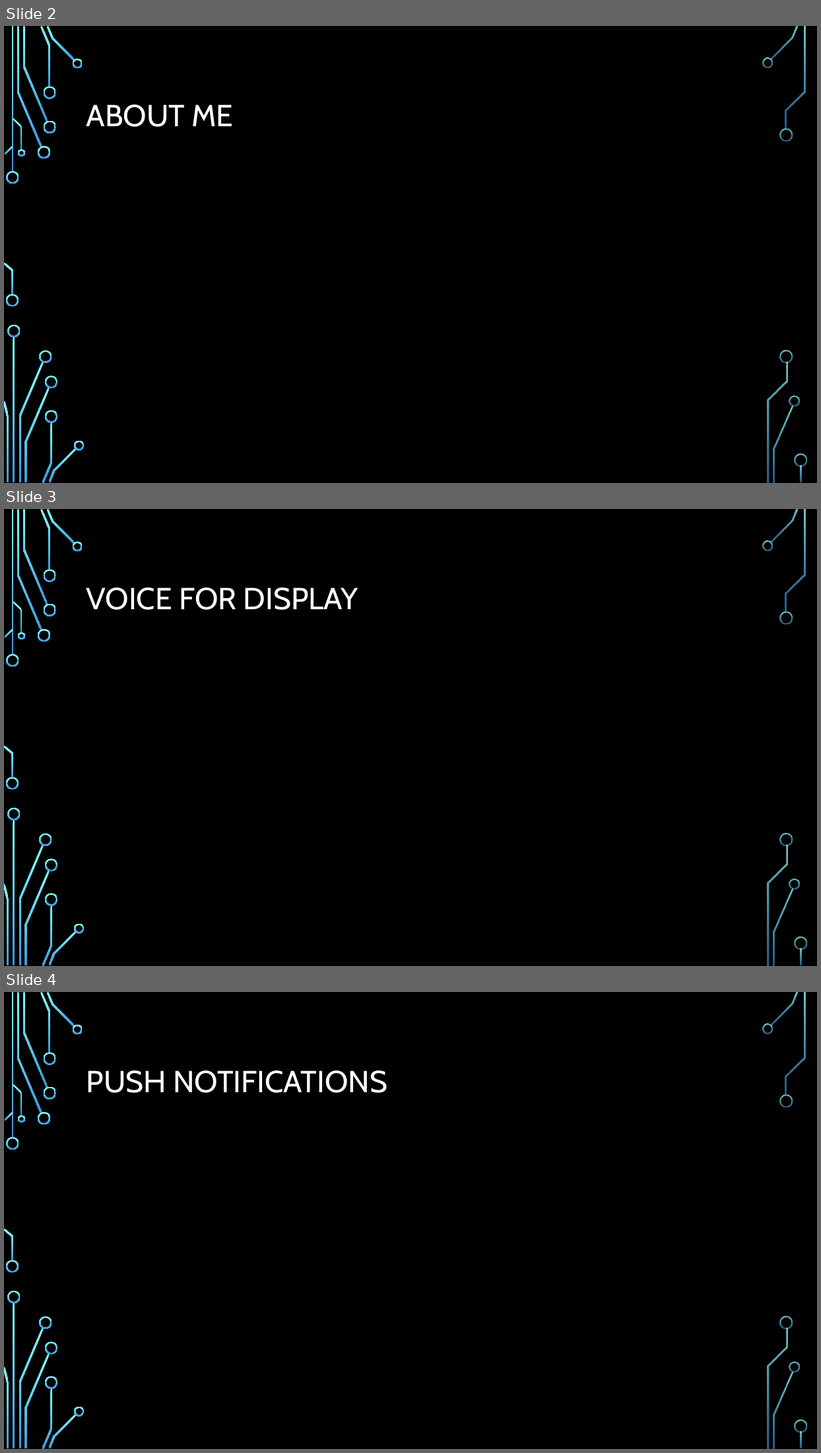
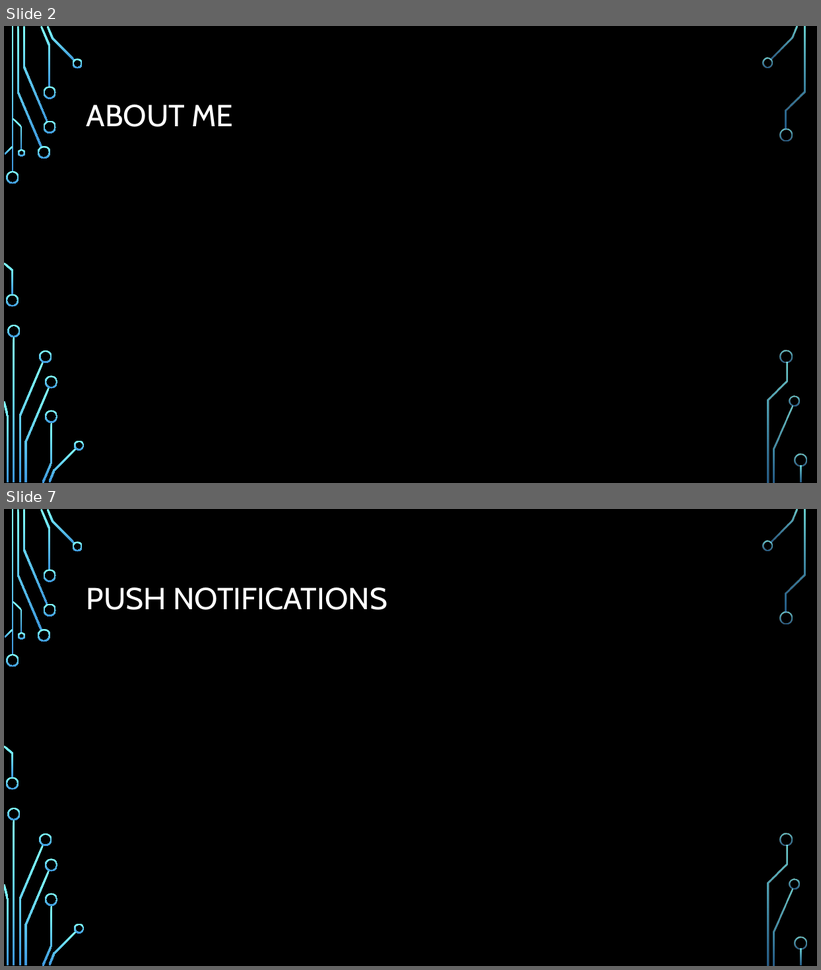
Before and after one commit to stoiveyp/DDDWales2018, a slide deck: Presentation/VoiceAndMore.pptx. Shown one above the other, each under a label of ours: slides 2, 3 and 4 before the commit, slides 2 and 7 after it; the slides between them are not shown. The pictures are 821x1453 and 821x970 pixels, drawn with LibreOffice and Linux fonts; fonts in the diff are those of the drawing; background and template pictures are left out. Boxes give left, top, right and bottom in pixels: in the first picture for what was removed or moved away, otherwise in the second. Text is boxed around its words. In the diff, an @@ line names an element or a change of style, - is before the commit and + after.

```diff
--- a/Presentation/VoiceAndMore.pptx
+++ b/Presentation/VoiceAndMore.pptx
@@ slide 3 removed at (4, 509, 817, 966), background picture (left out); not listed: 36 template elements that a slide beside it also shows @@
@@ title removed at (86, 588, 358, 610) @@
-VOICE FOR DISPLAY
@@ what was slide 4 is now slide 7 @@
```
Also in this commit, not shown: 4 slides added.
